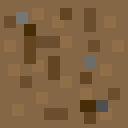
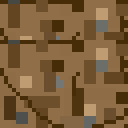
Comparing the layer stacks of the two (128, 128) images. Changes:
added layer "Background copy #1" above "Background copy" over [0, 40, 128, 128]
added layer "Background copy" above "Background" over [0, 0, 128, 88]
